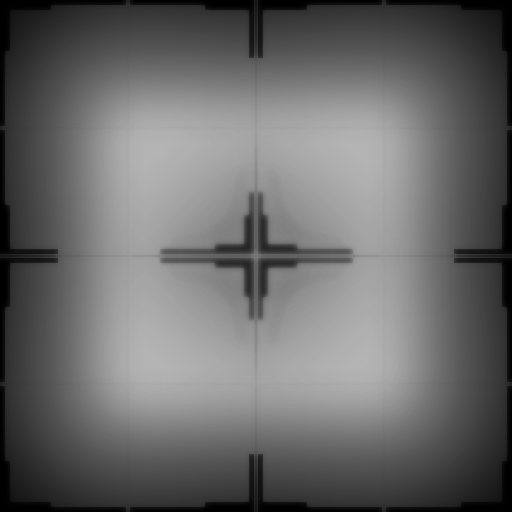
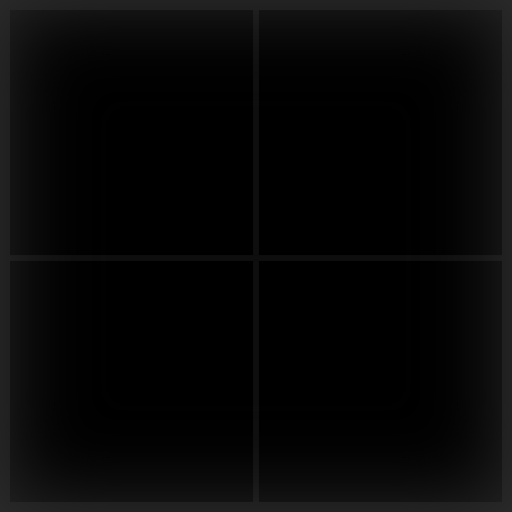
Layer changes from the first 512x512 image to the second:
renamed "Group 1 copy 3" to "Photoshop copy", showed it, blend multiply → normal, painted on it over box(0, 0, 512, 512)
removed layer "Group 1 copy 5" (was multiply) over box(0, 0, 512, 512)
removed layer "Group 1 copy 4" (was multiply) over box(0, 0, 512, 512)
removed layer "Group 1 copy" (was darken, 75%) over box(0, 0, 512, 512)
removed group "Group 1" (4 layers) (was darken) over box(0, 0, 512, 512)
removed layer "Extending Lines copy 3" (was linear burn) from group "Group 1" over box(0, 0, 512, 512)
removed layer "Extending Lines copy 4" (was linear burn, 25%) from group "Group 1" over box(0, 0, 512, 512)
removed layer "Extending Lines copy" (was linear burn) from group "Group 1" over box(0, 0, 512, 512)
removed layer "Extending Lines copy 2" from group "Group 1" over box(0, 0, 512, 512)
removed layer "Group 1 copy 2" (was darken, 77%) over box(0, 0, 512, 512)
added group "Photoshop" with 55 layers over box(0, 0, 512, 512)
added group "Outter Lines" (50%) with 3 layers in group "Photoshop" over box(0, 0, 512, 512)
added layer "Transparent copy" (70%) in group "Outter Lines" over box(0, 0, 512, 512)
added layer "Transparent" (1st of 2, in "Photoshop" › "Outter Lines") (35%) in group "Outter Lines" over box(0, 0, 512, 512)
added group "Inner Bold Lines" (25%) with 6 layers in group "Photoshop" over box(0, 2, 512, 512)
added group "Transparent" (2nd of 2, in "Photoshop" › "Inner Bold Lines") (50%) with 2 layers in group "Inner Bold Lines" over box(0, 2, 512, 512)
added layer "Horizontal Line" (1st of 3, in "Photoshop" › "Inner Bold Lines" › "Transparent") in group "Transparent" over box(0, 255, 512, 261)
added layer "Vertical Line" (1st of 3, in "Photoshop" › "Inner Bold Lines" › "Transparent") in group "Transparent" over box(253, 2, 259, 512)
added layer "Layer 6" in group "Photoshop" over box(0, 0, 512, 512)
